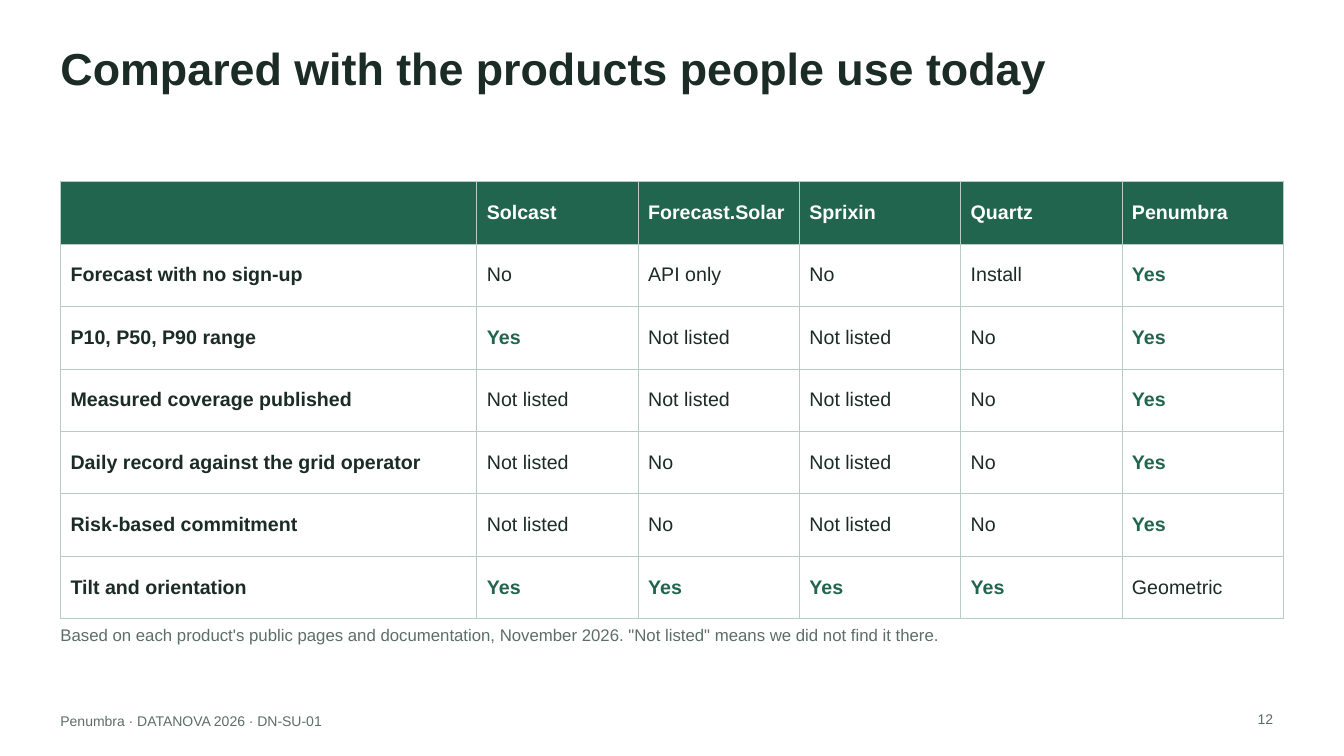
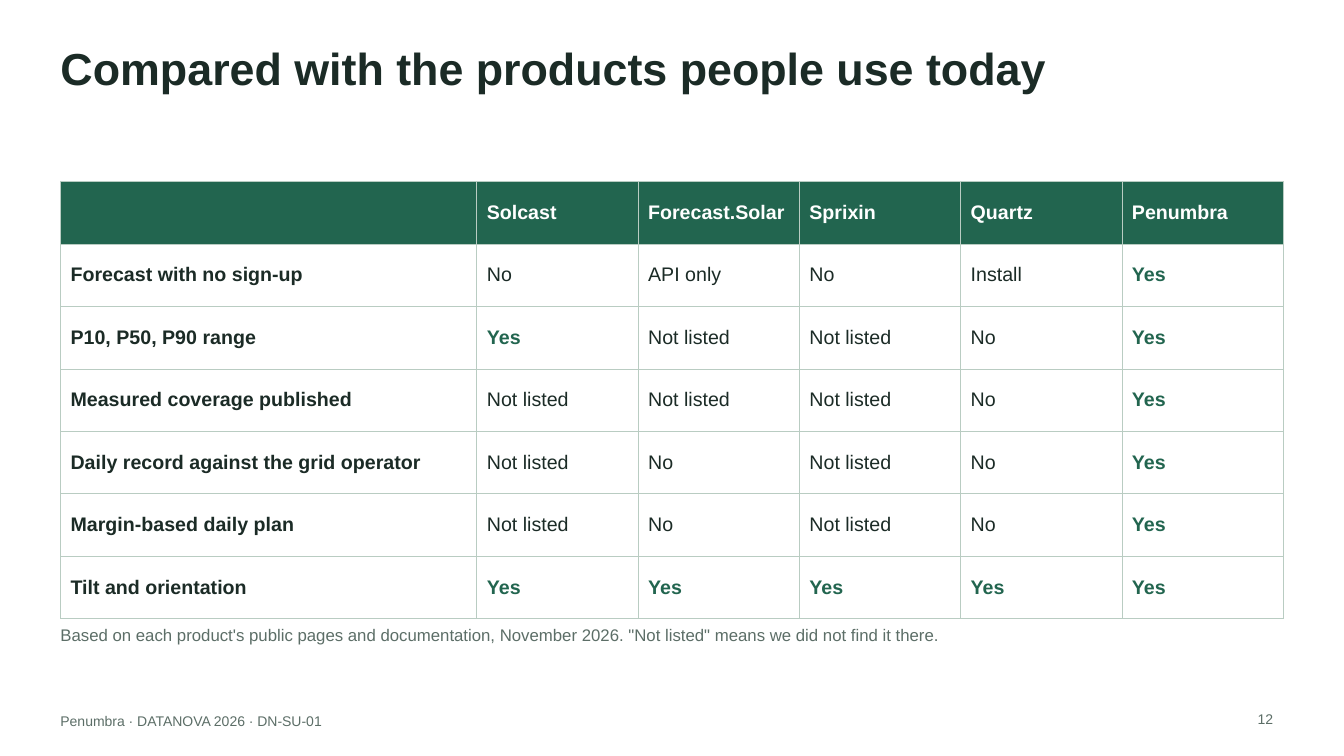
Before and after one commit to yy5652-hash/penumbra, a slide deck: slide 12 of site/Penumbra_DATANOVA_2026.pptx. Drawn at 1344x756 pixels with LibreOffice and Linux fonts; fonts in the diff are those of the drawing. Boxes give left, top, right and bottom in pixels: in the first picture for what was removed or moved away, otherwise in the second. Text is boxed around its words. In the diff, an @@ line names an element or a change of style, - is before the commit and + after.

```diff
--- a/site/Penumbra_DATANOVA_2026.pptx
+++ b/site/Penumbra_DATANOVA_2026.pptx
@@ table at bbox=[60, 181, 1284, 599] @@
-row 6, column 1: Risk-based commitment
+row 6, column 1: Margin-based daily plan
-row 7, column 6: Geometric
+row 7, column 6: Yes
```
Also in this commit, not shown: 5 other slides changed, 25 other files.
